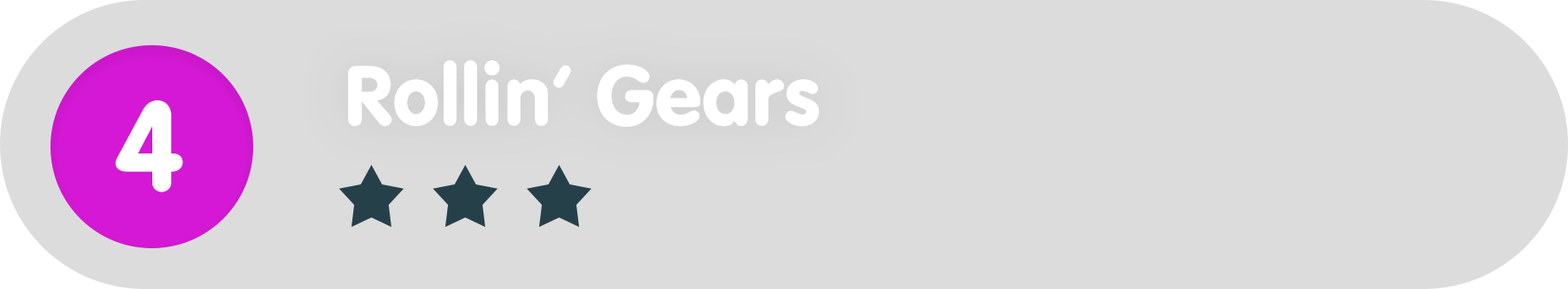
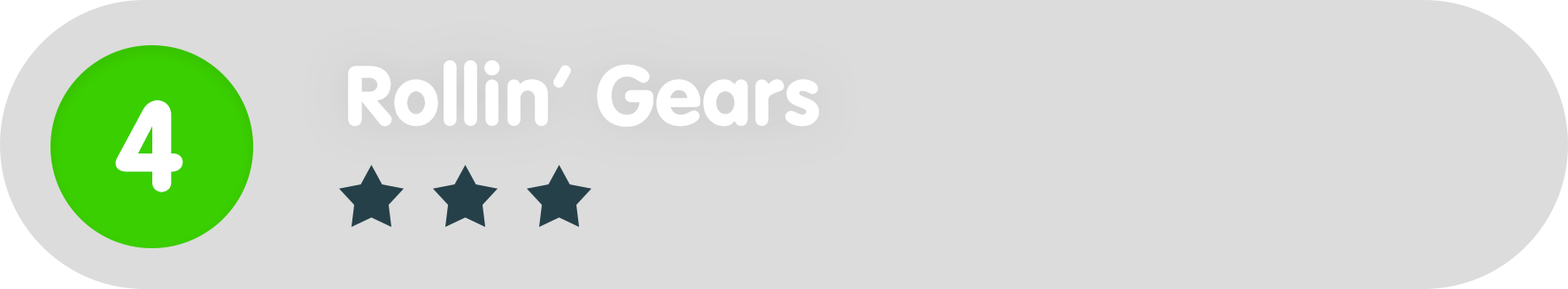
Comparing the layer stacks of the two (1568, 289) images. Changes:
painted on "Ellipse_green" over box(50, 45, 254, 248)
